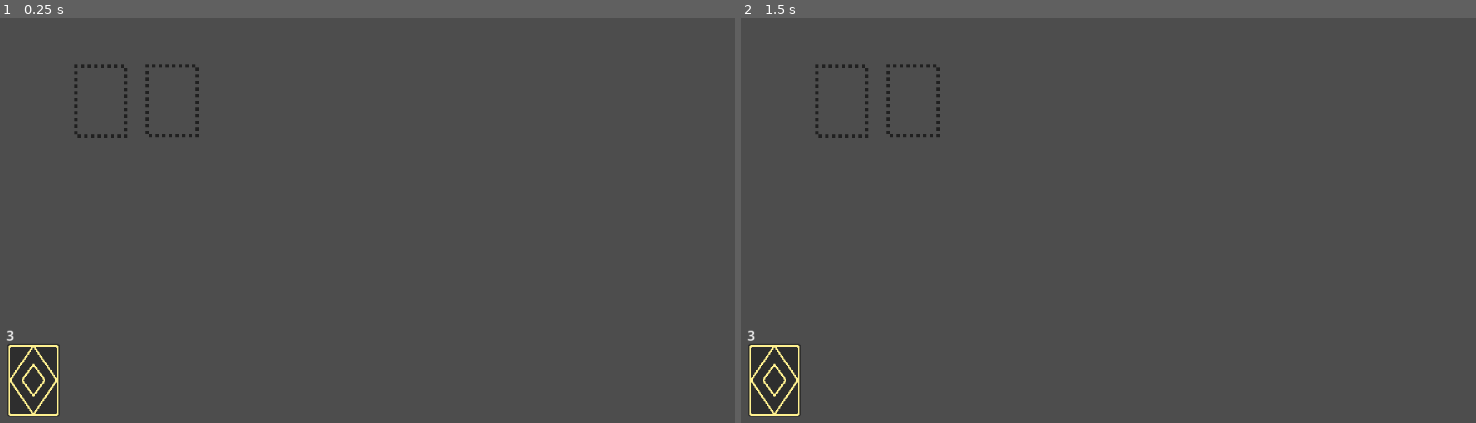
Above: before the commit, frames 1-2 (left to right).
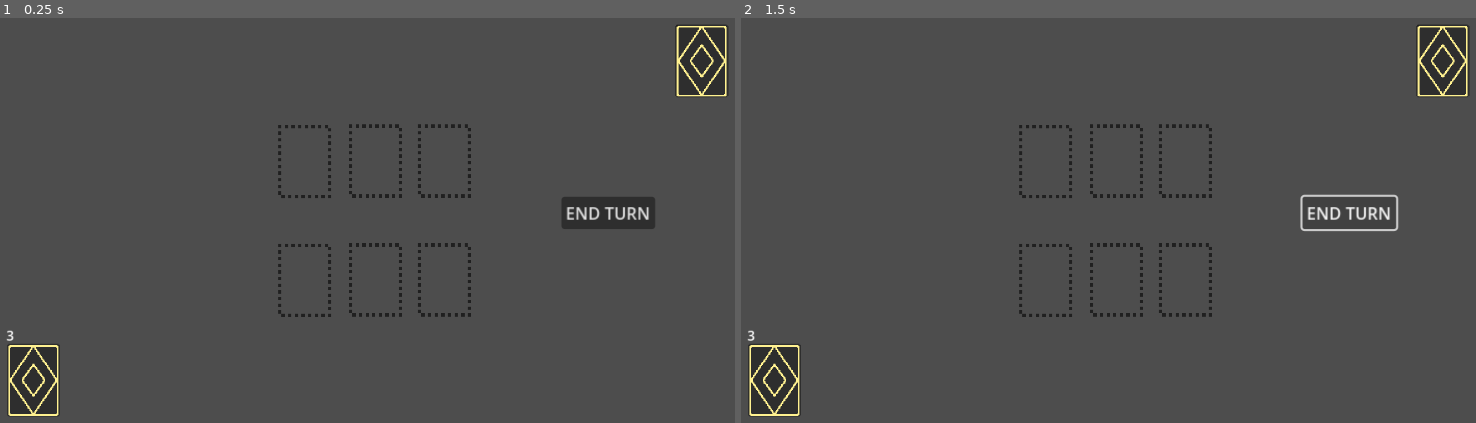
Above: after the commit, the same moments.

Repository: TymekWalichnowski/Code-Bull
Game: Godot game, scene res://Main.tscn
Two runs of this game, one before a commit and one after it. Both use one fixed random seed, a clock stepped at 60 frames per second and the inputs below.
Inputs (mouse positions are in pixels of both pictures, inside the frame that each line leads up to):
- Up to frame 1 (0.25 s): no input
- Up to frame 2 (1.5 s): click (1351, 212) at 0.5 s, where only the run after the commit has a clickable "END TURN"; click (1351, 212) at 1.25 s, where only the run after the commit has a clickable "END TURN"

The runs differ from the first frame. In frame 1, 3.3% of the frame differs, in the area x 10-100%, y 1-74%; in frame 2, 2.8%.

Commit message:
started work on oppoennt card, need to fix card highlighting

Diff:
--- a/Main.tscn
+++ b/Main.tscn
@@ -15,11 +15,25 @@
 [node name="CardManager" type="Node2D" parent="."]
 script = ExtResource("1_glv2v")
 
-[node name="CardSlot" parent="." instance=ExtResource("3_r0du0")]
-position = Vector2(312, 229)
+[node name="CardSlots" type="Node2D" parent="."]
 
-[node name="CardSlot2" parent="." instance=ExtResource("3_r0du0")]
-position = Vector2(483, 228)
+[node name="CardSlot" parent="CardSlots" instance=ExtResource("3_r0du0")]
+position = Vector2(802, 660)
+
+[node name="CardSlot2" parent="CardSlots" instance=ExtResource("3_r0du0")]
+position = Vector2(972, 659)
+
+[node name="CardSlot3" parent="CardSlots" instance=ExtResource("3_r0du0")]
+position = Vector2(1138, 659)
+
+[node name="CardSlot4" parent="CardSlots" instance=ExtResource("3_r0du0")]
+position = Vector2(802, 374)
+
+[node name="CardSlot5" parent="CardSlots" instance=ExtResource("3_r0du0")]
+position = Vector2(972, 373)
+
+[node name="CardSlot6" parent="CardSlots" instance=ExtResource("3_r0du0")]
+position = Vector2(1138, 373)
 
 [node name="PlayerHand" type="Node2D" parent="."]
 script = ExtResource("3_cm0pq")
@@ -49,5 +63,30 @@
 scale = Vector2(2, 2)
 text = "0"
 
+[node name="OpponentDeck" type="Node2D" parent="."]
+
+[node name="Sprite2D" type="Sprite2D" parent="OpponentDeck"]
+texture_filter = 1
+position = Vector2(1756, 132)
+scale = Vector2(2, 2)
+texture = ExtResource("4_cm0pq")
+
+[node name="RichTextLabel" type="RichTextLabel" parent="OpponentDeck"]
+z_index = -2
+offset_left = -65.0
+offset_top = -131.0
+offset_right = 64.0
+offset_bottom = -99.0
+scale = Vector2(2, 2)
+text = "0"
+
 [node name="InputManager" type="Node2D" parent="."]
 script = ExtResource("6_3dxm6")
+
+[node name="EndTurnButton" type="Button" parent="."]
+offset_left = 1419.0
+offset_top = 459.0
+offset_right = 1509.0
+offset_bottom = 490.0
+scale = Vector2(2.5, 2.5)
+text = "END TURN"
--- a/player_hand.gd
+++ b/player_hand.gd
@@ -1,6 +1,6 @@
 extends Node2D
 
-const CARD_WIDTH = 150
+const CARD_WIDTH = 175
 const HAND_Y_POSITION = 900
 const DEFAULT_CARD_MOVE_SPEED = 0.1
 
@@ -14,6 +14,7 @@
 	if card not in player_hand:
 		player_hand.insert(0, card)
 		update_hand_positions(speed)
+		card.scale = Vector2(1.2,1.2)
 	else:
 		animate_card_to_position(card, card.hand_position, speed)
 
--- a/scenes/Card.tscn
+++ b/scenes/Card.tscn
@@ -6,6 +6,69 @@
 
 [sub_resource type="RectangleShape2D" id="RectangleShape2D_hael8"]
 size = Vector2(128, 176)
+
+[sub_resource type="Animation" id="Animation_kg30u"]
+length = 0.001
+tracks/0/type = "value"
+tracks/0/imported = false
+tracks/0/enabled = true
+tracks/0/path = NodePath("CardLabel:modulate")
+tracks/0/interp = 1
+tracks/0/loop_wrap = true
+tracks/0/keys = {
+"times": PackedFloat32Array(0),
+"transitions": PackedFloat32Array(1),
+"update": 0,
+"values": [Color(1, 1, 1, 0)]
+}
+tracks/1/type = "value"
+tracks/1/imported = false
+tracks/1/enabled = true
+tracks/1/path = NodePath("CardBackImage:scale")
+tracks/1/interp = 1
+tracks/1/loop_wrap = true
+tracks/1/keys = {
+"times": PackedFloat32Array(0),
+"transitions": PackedFloat32Array(1),
+"update": 0,
+"values": [Vector2(2, 2)]
+}
+tracks/2/type = "value"
+tracks/2/imported = false
+tracks/2/enabled = true
+tracks/2/path = NodePath("CardBackImage:z_index")
+tracks/2/interp = 1
+tracks/2/loop_wrap = true
+tracks/2/keys = {
+"times": PackedFloat32Array(0),
+"transitions": PackedFloat32Array(1),
+"update": 1,
+"values": [0]
+}
+tracks/3/type = "value"
+tracks/3/imported = false
+tracks/3/enabled = true
+tracks/3/path = NodePath("CardImage:z_index")
+tracks/3/interp = 1
+tracks/3/loop_wrap = true
+tracks/3/keys = {
+"times": PackedFloat32Array(0),
+"transitions": PackedFloat32Array(1),
+"update": 1,
+"values": [-1]
+}
+tracks/4/type = "value"
+tracks/4/imported = false
+tracks/4/enabled = true
+tracks/4/path = NodePath("CardImage:scale")
+tracks/4/interp = 1
+tracks/4/loop_wrap = true
+tracks/4/keys = {
+"times": PackedFloat32Array(0),
+"transitions": PackedFloat32Array(1),
+"update": 0,
+"values": [Vector2(2, 2)]
+}
 
 [sub_resource type="Animation" id="Animation_6u4wf"]
 resource_name = "card_flip"
@@ -71,69 +134,6 @@
 "values": [Vector2(2, 2), Vector2(0.2, 1.3), Vector2(2, 2)]
 }
 
-[sub_resource type="Animation" id="Animation_kg30u"]
-length = 0.001
-tracks/0/type = "value"
-tracks/0/imported = false
-tracks/0/enabled = true
-tracks/0/path = NodePath("CardLabel:modulate")
-tracks/0/interp = 1
-tracks/0/loop_wrap = true
-tracks/0/keys = {
-"times": PackedFloat32Array(0),
-"transitions": PackedFloat32Array(1),
-"update": 0,
-"values": [Color(1, 1, 1, 0)]
-}
-tracks/1/type = "value"
-tracks/1/imported = false
-tracks/1/enabled = true
-tracks/1/path = NodePath("CardBackImage:scale")
-tracks/1/interp = 1
-tracks/1/loop_wrap = true
-tracks/1/keys = {
-"times": PackedFloat32Array(0),
-"transitions": PackedFloat32Array(1),
-"update": 0,
-"values": [Vector2(2, 2)]
-}
-tracks/2/type = "value"
-tracks/2/imported = false
-tracks/2/enabled = true
-tracks/2/path = NodePath("CardBackImage:z_index")
-tracks/2/interp = 1
-tracks/2/loop_wrap = true
-tracks/2/keys = {
-"times": PackedFloat32Array(0),
-"transitions": PackedFloat32Array(1),
-"update": 1,
-"values": [0]
-}
-tracks/3/type = "value"
-tracks/3/imported = false
-tracks/3/enabled = true
-tracks/3/path = NodePath("CardImage:z_index")
-tracks/3/interp = 1
-tracks/3/loop_wrap = true
-tracks/3/keys = {
-"times": PackedFloat32Array(0),
-"transitions": PackedFloat32Array(1),
-"update": 1,
-"values": [-1]
-}
-tracks/4/type = "value"
-tracks/4/imported = false
-tracks/4/enabled = true
-tracks/4/path = NodePath("CardImage:scale")
-tracks/4/interp = 1
-tracks/4/loop_wrap = true
-tracks/4/keys = {
-"times": PackedFloat32Array(0),
-"transitions": PackedFloat32Array(1),
-"update": 0,
-"values": [Vector2(2, 2)]
-}
-
 [sub_resource type="AnimationLibrary" id="AnimationLibrary_ktuci"]
 _data = {
 &"RESET": SubResource("Animation_kg30u"),
--- a/scripts/card.gd
+++ b/scripts/card.gd
@@ -4,6 +4,7 @@
 signal hovered_off
 
 var hand_position
+var cards_current_slot
 
 func _ready() -> void:
 	get_parent().connect_card_signals(self) 	# All cards must be child of CardManager or error will occur
--- a/scripts/card_manager.gd
+++ b/scripts/card_manager.gd
@@ -3,6 +3,9 @@
 const COLLISION_MASK_CARD = 1
 const COLLISION_MASK_CARD_SLOT = 2
 const DEFAULT_CARD_MOVE_SPEED = 0.1
+const DEFAULT_CARD_SCALE = 1.2
+const BIGGER_CARD_SCALE = 1.4
+const SMALLER_CARD_SCALE = 1.05
 
 var screen_size
 var card_being_dragged
@@ -24,7 +27,7 @@
 func start_drag(card):
 	card.get_parent().move_child(card,-1) # taken from comment, may be buggy, makes sure cards fall on top of other cards
 	card_being_dragged = card
-	card.scale = Vector2(1,1)
+	card.scale = Vector2(DEFAULT_CARD_SCALE,DEFAULT_CARD_SCALE)
 	var card_slot_found = raycast_check_for_card_slot()
 	print("trying to drag off")
 	if card_slot_found and card_slot_found.card_in_slot:
@@ -33,12 +36,15 @@
 
 
 func finish_drag():
-	card_being_dragged.scale = Vector2(1.05,1.05)
+	card_being_dragged.scale = Vector2(BIGGER_CARD_SCALE,BIGGER_CARD_SCALE)
 	var card_slot_found = raycast_check_for_card_slot()
 	if card_slot_found and not card_slot_found.card_in_slot:
+		card_being_dragged.scale = Vector2(SMALLER_CARD_SCALE, SMALLER_CARD_SCALE)
+		card_being_dragged.cards_current_slot = card_slot_found
 		player_hand_reference.remove_card_from_hand(card_being_dragged)
 		#Card dropped in empty card slot
 		card_being_dragged.position = card_slot_found.position
+
 		card_slot_found.card_in_slot = true
 	else:
 		player_hand_reference.add_card_to_hand(card_being_dragged, DEFAULT_CARD_MOVE_SPEED)
@@ -59,7 +65,7 @@
 		highlight_card(card, true)
 
 func on_hovered_off_card(card):
-	if !card_being_dragged:
+	if !card.cards_current_slot && !card_being_dragged:
 		highlight_card(card, false)
 			# Check if hobered off card straight onto another card
 		var new_card_hovered = raycast_check_for_card()
@@ -70,11 +76,11 @@
 
 func highlight_card(card, hovered):
 	if hovered:
-		card.scale = Vector2(1.05,1.05)
+		card.scale = Vector2(BIGGER_CARD_SCALE,BIGGER_CARD_SCALE)
+		card.z_index = 3
+	else:
+		card.scale = Vector2(DEFAULT_CARD_SCALE,DEFAULT_CARD_SCALE)
 		card.z_index = 2
-	else:
-		card.scale = Vector2(1,1)
-		card.z_index = 1
 
 func raycast_check_for_card():
 	var space_state = get_world_2d().direct_space_state
